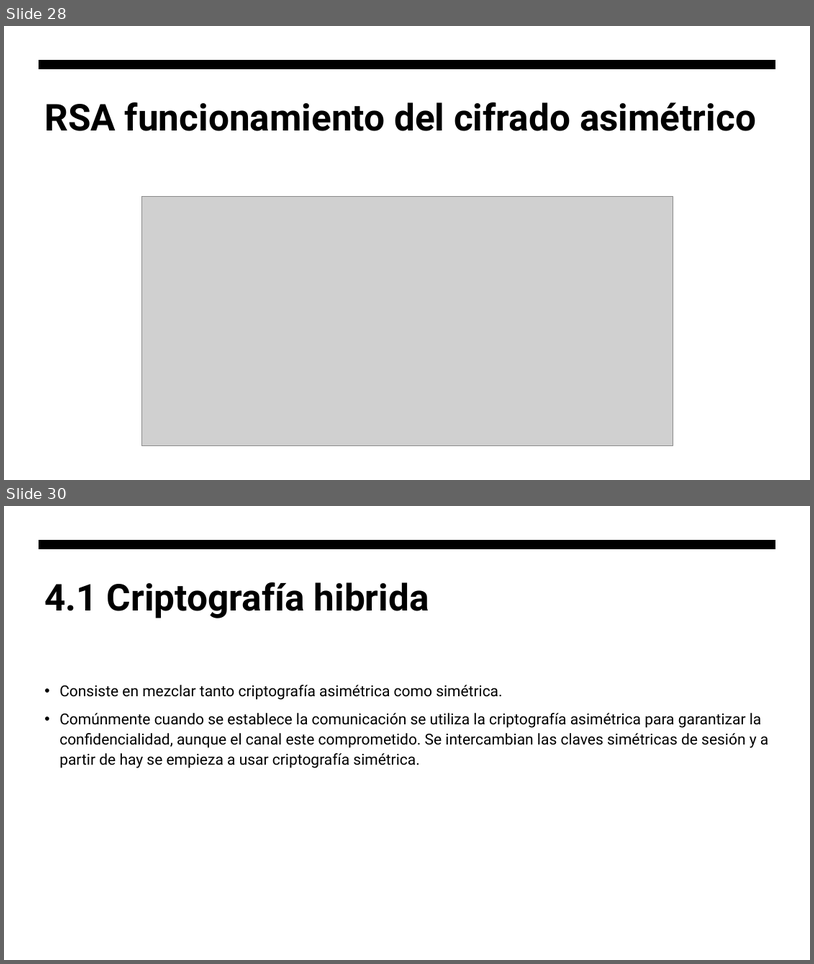
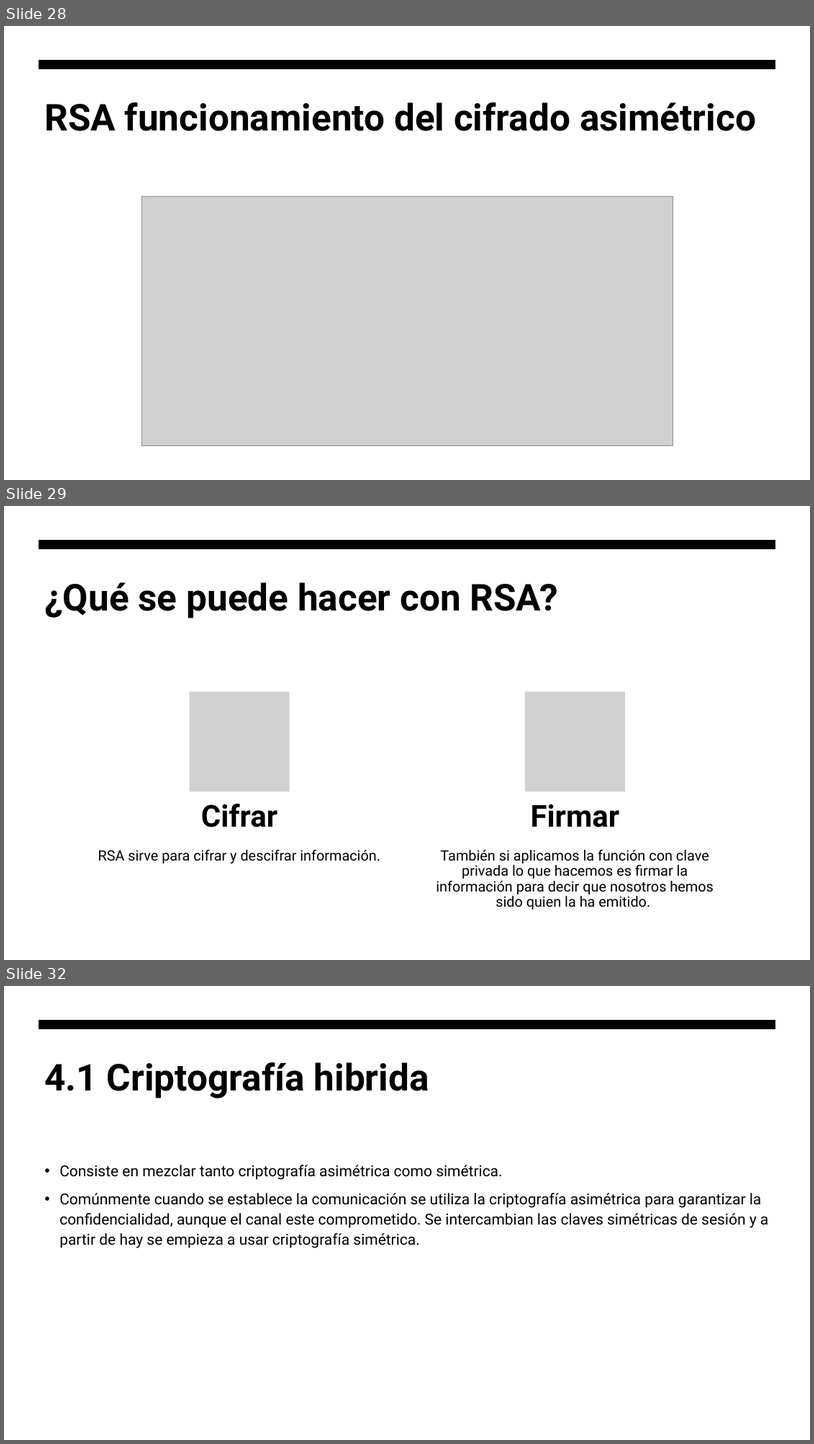
Before and after one commit to hombrefrustrado/criptografia-presentaci-n, a slide deck: criptografía teorica.pptx. Shown one above the other, each under a label of ours: slides 28 and 30 before the commit, slides 28, 29 and 32 after it; the slides between them are not shown. The pictures are 814x964 and 814x1444 pixels, drawn with LibreOffice and Linux fonts; fonts in the diff are those of the drawing; grey boxes stand for pictures. Boxes give left, top, right and bottom in pixels: in the first picture for what was removed or moved away, otherwise in the second. Text is boxed around its words. In the diff, an @@ line names an element or a change of style, - is before the commit and + after.

```diff
--- a/criptografía teorica.pptx
+++ b/criptografía teorica.pptx
@@ slide 29 added at [4,506,810,960], background #FFFFFF; not listed: 1 template element that a slide beside it also shows @@
@@ title added at [44,582,558,618], 44 pt, text #000000, bold @@
+¿Qué se puede hacer con RSA?
@@ group added at [98,692,713,909]: 4 texts, 2 pictures @@
+Cifrar
+RSA sirve para cifrar y descifrar información.
+Firmar
+También si aplicamos la función con clave privada lo que hacemos es firmar la información para decir que nosotros hemos sido quien la ha emitido.
@@ what was slide 30 is now slide 32 @@
```
Also in this commit, not shown: 2 slides changed, 1 other slide added, 2 other files.
